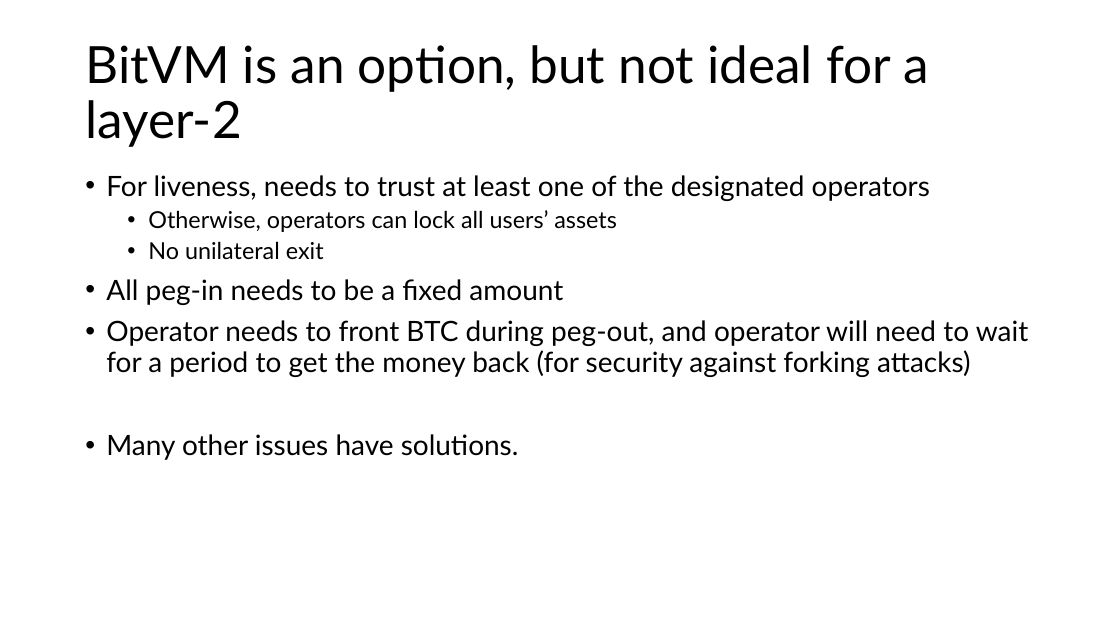
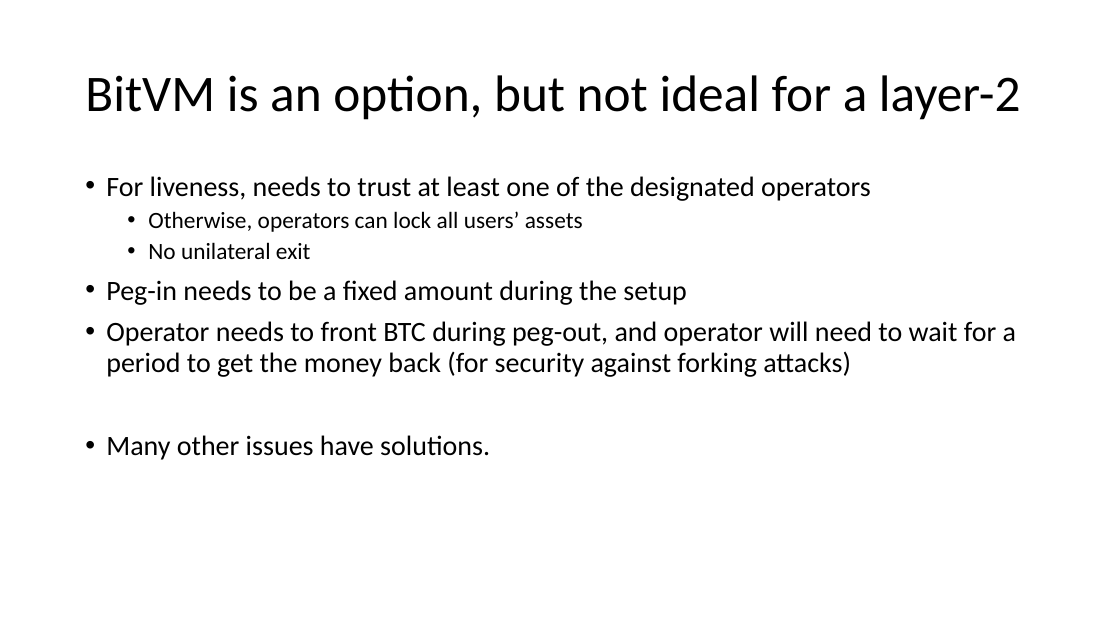
Before and after one commit to Bitcoin-Wildlife-Sanctuary/opcat-slides, a slide deck: slide 48 of opcat.pptx (slide 45 before the commit). Drawn at 1120x630 pixels with LibreOffice and Linux fonts; fonts in the diff are those of the drawing. Boxes give left, top, right and bottom in pixels: in the first picture for what was removed or moved away, otherwise in the second. Text is boxed around its words. In the diff, an @@ line names an element or a change of style, - is before the commit and + after.

```diff
--- a/opcat.pptx
+++ b/opcat.pptx
@@ title "BitVM is an option, but ..." at [85,75,1021,120]: font Lato to Calibri @@
@@ text at [106,176,1016,460]: font Lato to Calibri in "For liveness, needs to trust at least ...", "Otherwise, operators can lock all users’ assets", "No unilateral exit", "Operator needs to front BTC during peg-out, ..." and 1 more places @@
@@ text at [106,280,686,305]: text changed; font Lato to Calibri @@
-• All peg-in needs to be a fixed amount
+• Peg-in needs to be a fixed amount during the setup
```
Also in this commit, not shown: 48 other slides changed, 5 slides added, 1 slide removed.
